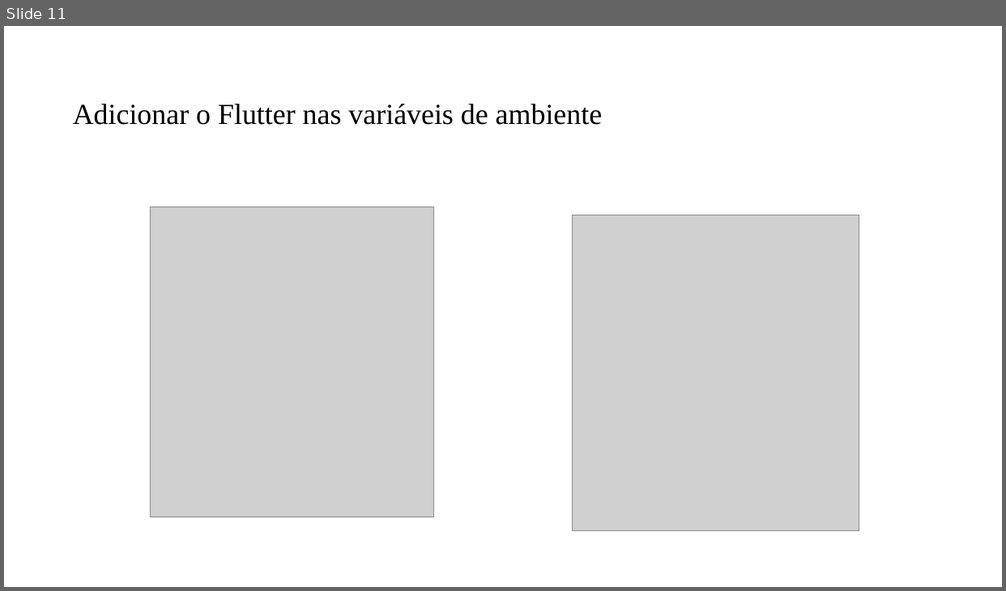
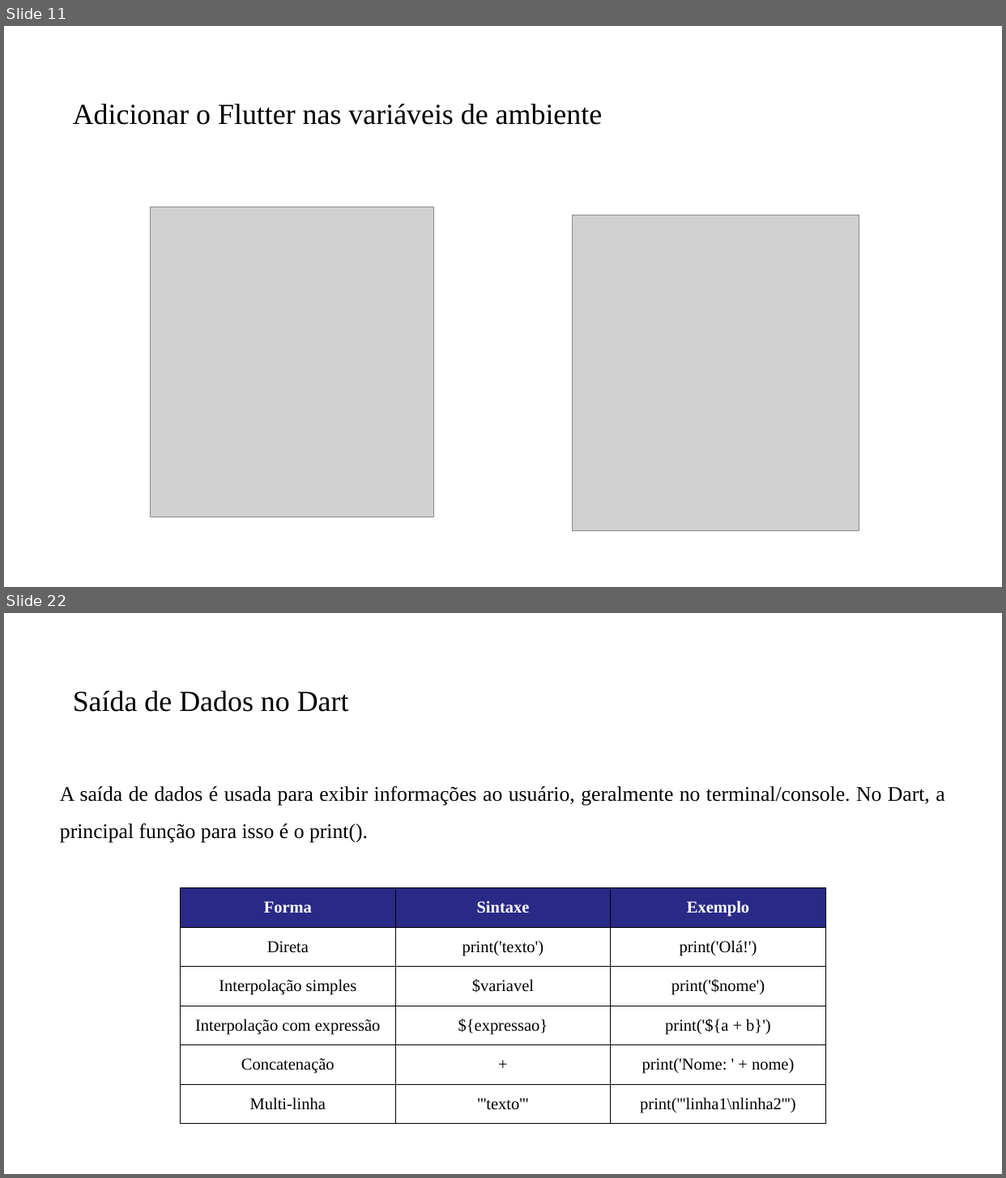
Before and after one commit to PedroMiho/UMC, a slide deck: Desenvolvimento de Aplicações/Pedro/Aula 01 - Criando Projeto Dart/Aula Inaugural.pptx. Shown one above the other, each under a label of ours: slide 11 before the commit, slides 11 and 22 after it; the slides between them are not shown. The pictures are 1006x591 and 1006x1178 pixels, drawn with LibreOffice and Linux fonts; fonts in the diff are those of the drawing; grey boxes stand for pictures; background and template pictures are left out. Boxes give left, top, right and bottom in pixels: in the first picture for what was removed or moved away, otherwise in the second. Text is boxed around its words. In the diff, an @@ line names an element or a change of style, - is before the commit and + after.

```diff
--- a/Desenvolvimento de Aplicações/Pedro/Aula 01 - Criando Projeto Dart/Aula Inaugural.pptx
+++ b/Desenvolvimento de Aplicações/Pedro/Aula 01 - Criando Projeto Dart/Aula Inaugural.pptx
@@ slide 22 added at [4, 613, 1002, 1174], background #FFFFFF @@
@@ title added at [73, 691, 349, 712], 28 pt, text #000000 @@
+Saída de Dados no Dart
@@ text added at [60, 786, 944, 842], 20 pt, text #000000 @@
+A saída de dados é usada para exibir informações ao usuário, geralmente no terminal/console. No Dart, a principal função para isso é o print().
@@ table added at [180, 888, 827, 1124], 6 rows, 3 columns @@
+Forma | Sintaxe | Exemplo
+Direta | print('texto') | print('Olá!')
+Interpolação simples | $variavel | print('$nome')
+Interpolação com expressão | ${expressao} | print('${a + b}')
+Concatenação | + | print('Nome: ' + nome)
+Multi-linha | '''texto''' | print('''linha1\nlinha2''')
```
Also in this commit, not shown: 20 slides changed, 5 other slides added, 1 other file.
